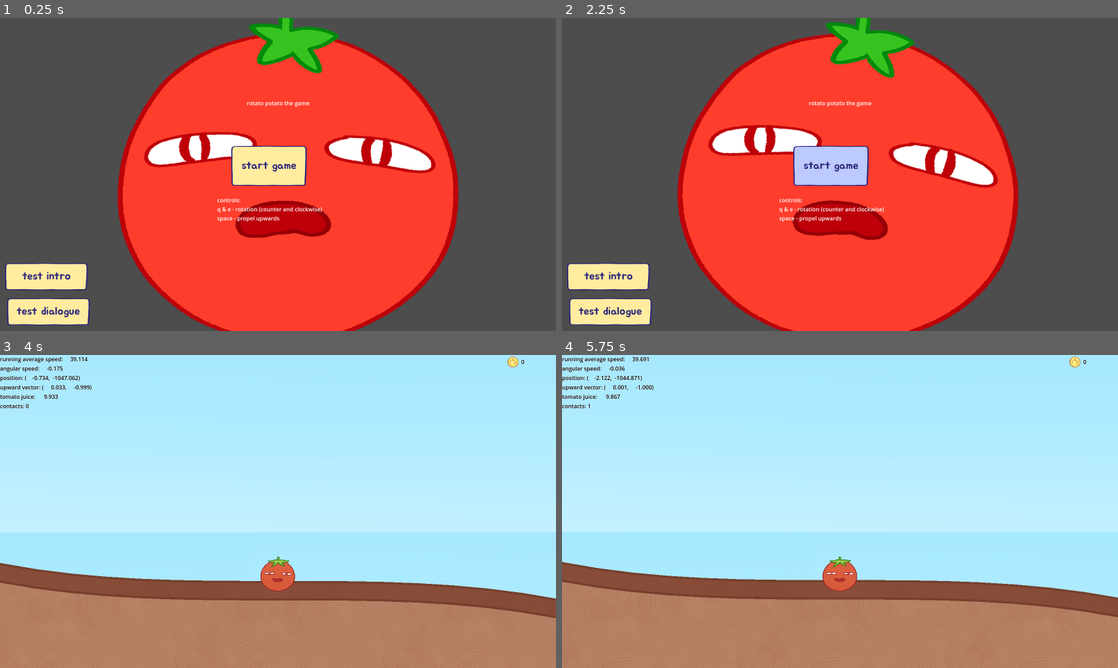
Above: before the commit, frames 1-4 (two rows, left to right).
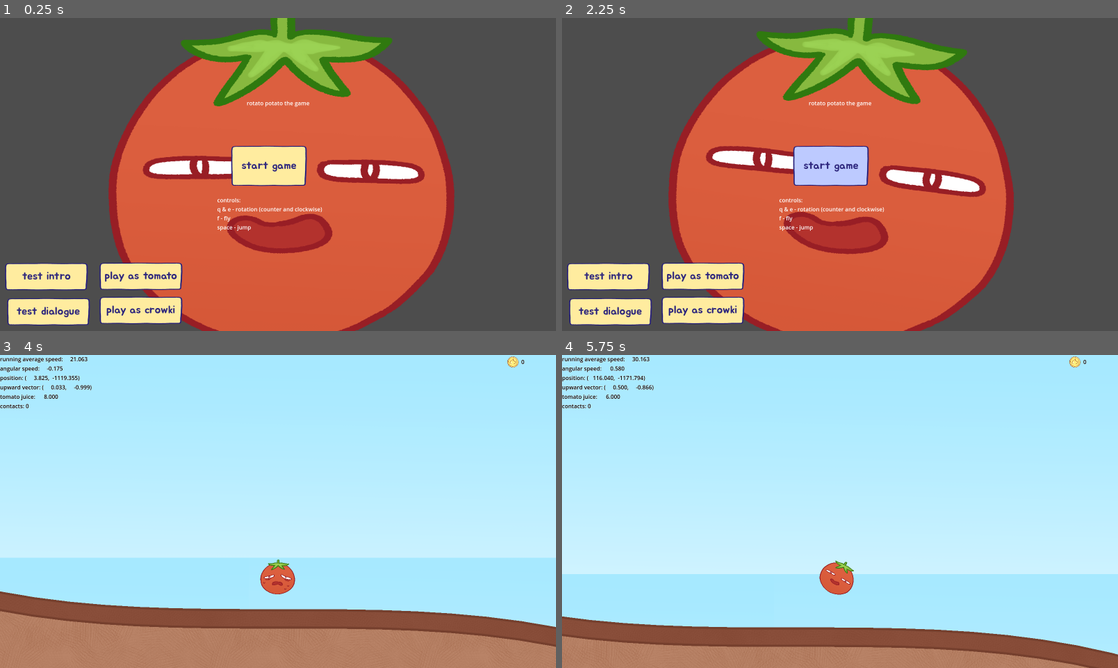
Above: after the commit, the same moments.

Repository: DazyLude/DokiJam2025
Game: Godot game, scene res://scenes/menu.tscn
The game is run twice, just before and just after one commit, with the same random seed, the same clock (stepped at 60 frames per second) and the same inputs.
Inputs (mouse positions are in pixels of both pictures, inside the frame that each line leads up to):
- Up to frame 1 (0.25 s): no input
- Up to frame 2 (2.25 s): click "test dialogue" at 0.5 s; click "test intro" at 1.25 s; click "start game" at 2 s
- Up to frame 3 (4 s): click "start game" at 2.75 s; tap Enter at 3.5 s; move the mouse to (400, 495) at 3.52 s; hold F (fly, bound only after the commit) from 3.53 s (still down); click (400, 495) at 3.67 s; tap Space (fly, bound only before the commit) at 3.8 s
- Up to frame 4 (5.75 s): release F (fly, bound only after the commit) at 4.25 s; drag from (728, 527) to (812, 574) at 4.27 s; move the mouse to (895, 442) at 5.02 s; hold F (fly, bound only after the commit) from 5.03 s (still down); click (895, 442) at 5.17 s; tap Space (fly, bound only before the commit) at 5.3 s

The runs differ from the first frame. In frame 1, 50% of the frame differs, in the area x 17-83%, y 0-100%; in frame 2, 50%; in frame 3, 24%; in frame 4, 36%.

Commit message:
added jumping logic added character select logic

Diff:
--- a/project.godot
+++ b/project.godot
@@ -42,7 +42,7 @@
 }
 fly={
 "deadzone": 0.2,
-"events": [Object(InputEventKey,"resource_local_to_scene":fa …(140 unchanged characters)… d":false,"keycode":0,"physical_keycode":32,"key_label":0,"unicode":32,"location":0,"echo":false,"script":null)
+"events": [Object(InputEventKey,"resource_local_to_scene":fa …(140 unchanged characters)… d":false,"keycode":0,"physical_keycode":70,"key_label":0,"unicode":102,"location":0,"echo":false,"script":null)
 ]
 }
 intermission_next={
@@ -51,6 +51,11 @@
 , Object(InputEventKey,"resource_local_to_scene":false,"resource_name":"","device":-1,"window_id":0,"alt_pressed":false …(182 unchanged characters)…
 ]
 }
+jump={
+"deadzone": 0.2,
+"events": [Object(InputEventKey,"resource_local_to_scene":false,"resource_name":"","device":-1,"window_id":0,"alt_pressed":false,"shift_pressed":false,"ctrl_pressed":false,"meta_pressed":false,"pressed":false,"keycode":0,"physical_keycode":32,"key_label":0,"unicode":32,"location":0,"echo":false,"script":null)
+]
+}
 
 [rendering]
 
--- a/scenes/game.tscn
+++ b/scenes/game.tscn
@@ -480,7 +480,6 @@
 [node name="StaticBody2D" type="StaticBody2D" parent="Terrain"]
 
 [node name="CollisionShape2D" type="CollisionPolygon2D" parent="Terrain/StaticBody2D"]
-build_mode = 1
 polygon = PackedVector2Array(185.028, 156.389, 289.51, 167.627, 454.433, 71.5553, 702.413, 87.6873, 928.145, 47.1126, 1 …(370 unchanged characters)…
 
 [node name="Collectibles" type="Node" parent="."]
--- a/scenes/menu.gd
+++ b/scenes/menu.gd
@@ -8,6 +8,24 @@
 	start_btn.pressed.connect(start_game);
 	$DiaTestButton.pressed.connect(test_dialogue);
 	$ComicTestButton.pressed.connect(test_intro);
+
+	$TomatoSelect.pressed.connect(
+		func():
+			GameState.selected_skinsuit = IntermissionData.CHARACTER_TOMATO;
+			update_skinsuit();
+	);
+	$CrowkiSelect.pressed.connect(
+		func():
+			GameState.selected_skinsuit = IntermissionData.CHARACTER_CROWKI;
+			update_skinsuit();
+	);
+
+	update_skinsuit();
+
+
+func update_skinsuit() -> void:
+	$TextureRect.prepare_sprite(GameState.selected_skinsuit);
+	$TextureRect.display_emotion(0);
 
 
 func _process(delta: float) -> void:
--- a/scenes/menu.tscn
+++ b/scenes/menu.tscn
@@ -2,7 +2,7 @@
 
 [ext_resource type="Theme" uid="uid://umrlbh25q1rw" path="res://themes/menu.tres" id="1_con2f"]
 [ext_resource type="Script" uid="uid://l12ejtkng3vn" path="res://scenes/menu.gd" id="1_vjb58"]
-[ext_resource type="Texture2D" uid="uid://dd0gbky8jy8uv" path="res://assets/skinsuits/tomato/tomato.png" id="2_con2f"]
+[ext_resource type="Script" uid="uid://b40woge2o40ty" path="res://scripts/emotional_sprite.gd" id="3_con2f"]
 
 [node name="Main" type="Control"]
 layout_mode = 3
@@ -15,13 +15,10 @@
 theme = ExtResource("1_con2f")
 script = ExtResource("1_vjb58")
 
-[node name="TextureRect" type="TextureRect" parent="."]
-layout_mode = 0
-offset_left = 321.0
-offset_top = -61.0
-offset_right = 1345.0
-offset_bottom = 963.0
-texture = ExtResource("2_con2f")
+[node name="TextureRect" type="Sprite2D" parent="."]
+position = Vector2(816, 456)
+script = ExtResource("3_con2f")
+metadata/_custom_type_script = "uid://b40woge2o40ty"
 
 [node name="Start" type="Button" parent="."]
 layout_mode = 0
@@ -39,7 +36,8 @@
 offset_bottom = 587.0
 text = "controls:
 q & e - rotation (counter and clockwise)
-space - propel upwards"
+f - fly
+space - jump"
 
 [node name="Label2" type="Label" parent="."]
 layout_mode = 0
@@ -64,3 +62,20 @@
 offset_right = 264.0
 offset_bottom = 793.0
 text = "test intro"
+
+[node name="TomatoSelect" type="Button" parent="."]
+layout_mode = 0
+offset_left = 275.0
+offset_top = 692.0
+offset_right = 536.0
+offset_bottom = 792.0
+text = "play as tomato
+"
+
+[node name="CrowkiSelect" type="Button" parent="."]
+layout_mode = 0
+offset_left = 275.0
+offset_top = 790.0
+offset_right = 536.0
+offset_bottom = 890.0
+text = "play as crowki"
--- a/scenes/player/player.gd
+++ b/scenes/player/player.gd
@@ -12,6 +12,9 @@
 
 const ROT_ACCEL = 20.0; # in rad/s^2
 const FLY_ACCEL = 1800.0; # in px/s^2, g (980px/s2) + bonus
+const JUMP_FLY_ACCEL_SCALE = 0.3; # in s
+const JUMP_COST = 2.0;
+const JUMP_BUFFER_TIME = 0.1;
 
 ## speed at which the player is considered stationary
 const SPEED_LOWER_LIMIT = 0.5; # in px/s
@@ -25,12 +28,18 @@
 var hardness : float = 10.0; # reduces rolling friction
 var aeroshape : float = 10.0; # reduces air friction
 
+var jump_buffer : float = 0.0;
+
+var hng_for : float = 0.0; # in seconds
+
 
 @onready var camera  = $Camera2D;
 
 
 func _ready() -> void:
 	velocity_avg_array.resize(VELOCITY_AVG_LIMIT);
+	$Sprite2D.prepare_sprite(GameState.selected_skinsuit);
+
 
 
 func _physics_process(delta: float) -> void:
@@ -39,8 +48,16 @@
 	elif Input.is_action_pressed(&"roll_ccw"):
 		try_rotate(-ROT_ACCEL * inertia, delta);
 
-	if Input.is_action_pressed(&"fly"):
-		try_propel_upward(delta);
+	# jump logic
+	if get_contact_count() > 0 and (Input.is_action_just_pressed(&"jump") or jump_buffer > 0.0):
+		try_jump();
+		jump_buffer = 0.0;
+
+	if get_contact_count() == 0 and Input.is_action_just_pressed(&"jump"):
+		jump_buffer = JUMP_BUFFER_TIME;
+
+	if jump_buffer > 0.0:
+		jump_buffer -= delta;
 
 	# rolling friction
 	if get_contact_count() > 0:
@@ -53,7 +70,13 @@
 func _process(delta: float) -> void:
 	calc_camera_offset(linear_velocity);
 
-	if GameState.juice <= 0:
+	if hng_for > 0:
+		if GameState.juice < JUMP_COST:
+			$Sprite2D.display_emotion(2);
+		else:
+			$Sprite2D.display_emotion(1);
+		hng_for -= delta;
+	elif GameState.juice <= 0:
 		$Sprite2D.display_emotion(2);
 	else:
 		$Sprite2D.display_emotion(0);
@@ -87,6 +110,18 @@
 		GameState.juice = 0.0;
 
 
+func try_jump() -> void:
+	var upward_unit_vector := Vector2(0, -1).rotated(self.rotation);
+	var upward_impulse := upward_unit_vector * FLY_ACCEL * mass * JUMP_FLY_ACCEL_SCALE;
+
+	hng_for = 0.2;
+	$Sprite2D.display_emotion(1);
+
+	if GameState.juice > JUMP_COST:
+		apply_central_impulse(upward_impulse);
+		GameState.juice -= JUMP_COST;
+
+
 func is_stationary() -> bool:
 	return SPEED_LOWER_LIMIT > self.linear_velocity.length();
 
--- a/scripts/emotional_sprite.gd
+++ b/scripts/emotional_sprite.gd
@@ -16,8 +16,20 @@
 
 
 func display_emotion(emotion_idx: int) -> void:
-	if emotions.is_empty() or current_emotion == emotion_idx:
+	if emotions.is_empty():
 		return;
 
 	current_emotion = clampi(emotion_idx, 0, emotions.size() - 1);
 	overlay_sprite.texture = emotions[current_emotion];
+
+
+# uses intermission data
+# probably should extract character data from there, it'd make more sense
+func prepare_sprite(character_idx) -> void:
+	var character_data = IntermissionData.character_data[character_idx];
+	texture = load(character_data["base"]);
+	emotions.clear();
+
+	for emotion_id in character_data["emotions"]:
+		var emotion_path = character_data["emotions"][emotion_id];
+		emotions.push_back(load(emotion_path));
--- a/scripts/gamestate.gd
+++ b/scripts/gamestate.gd
@@ -17,7 +17,7 @@
 
 # upgrades
 var upgrades := Upgrade.new();
-var selected_skinsuit : int = Upgrade.SKINSUIT_TOMATO;
+var selected_skinsuit : int = IntermissionData.CHARACTER_TOMATO;
 
 
 # stage management
